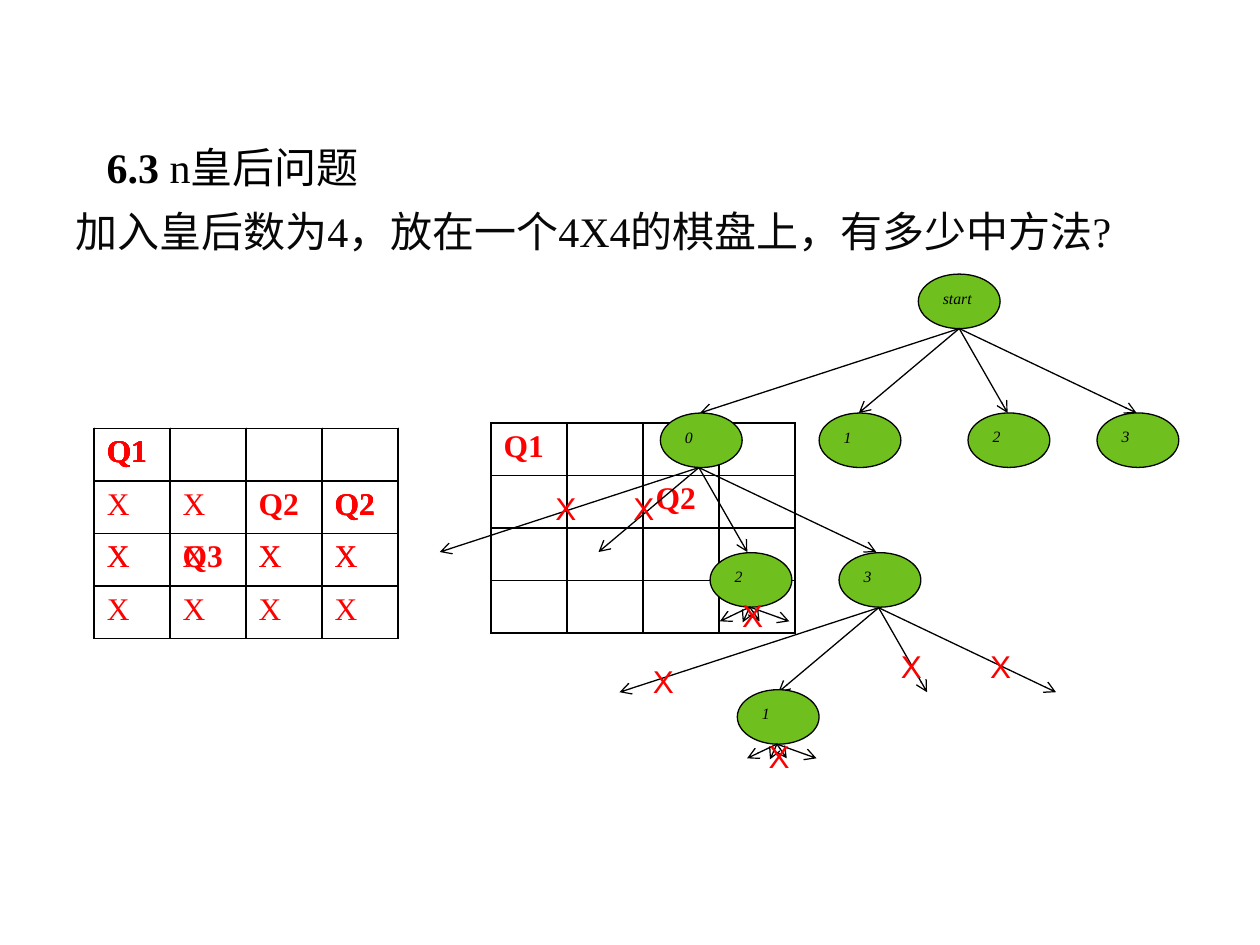
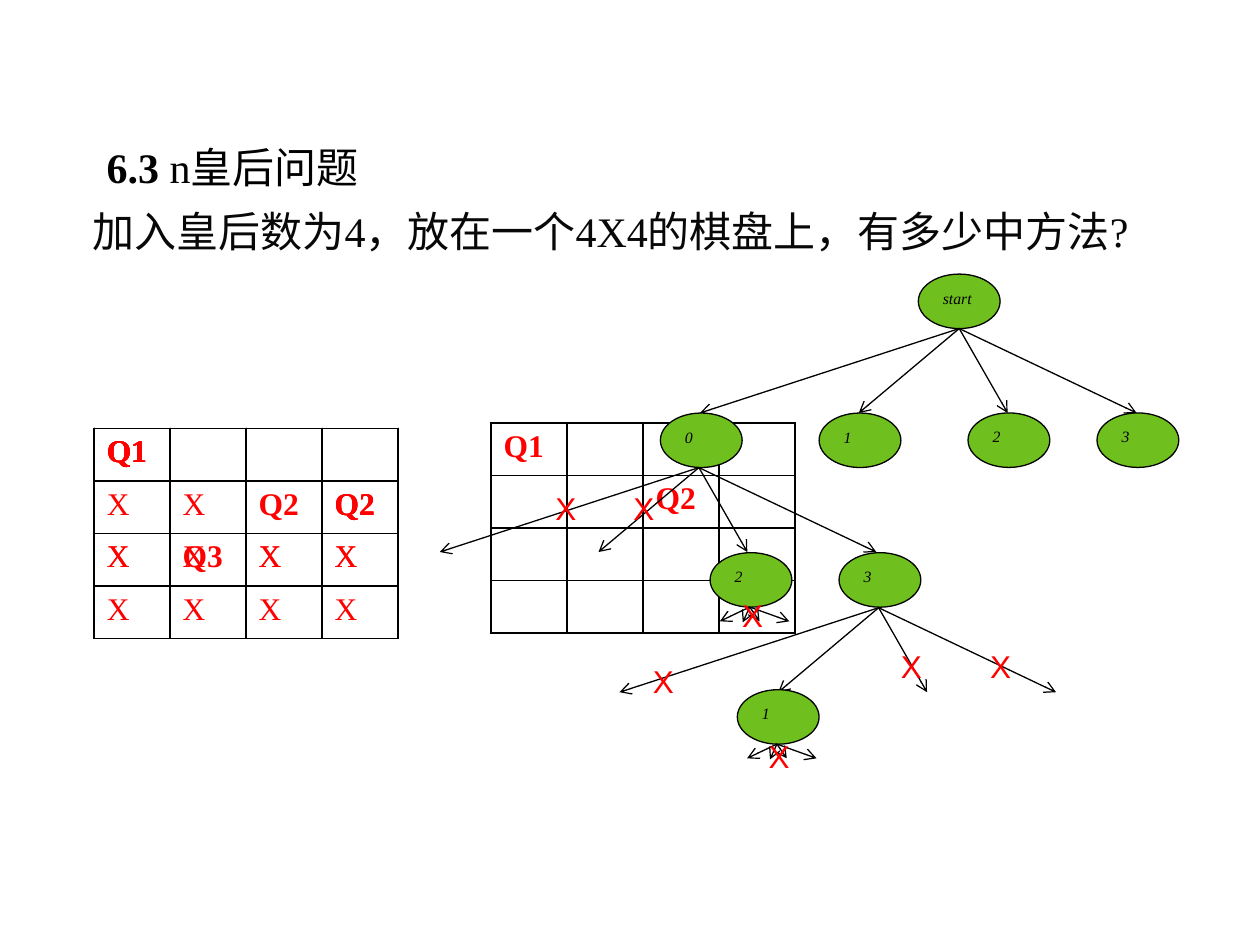
Before and after one commit to liutongling/DP, a slide deck: slide 52 of file/第6章 回朔法.pptx. Drawn at 1260x945 pixels with LibreOffice and Linux fonts; fonts in the diff are those of the drawing; background and template pictures are left out. Boxes give left, top, right and bottom in pixels: in the first picture for what was removed or moved away, otherwise in the second. Text is boxed around its words. In the diff, an @@ line names an element or a change of style, - is before the commit and + after.

```diff
--- a/file/第6章 回朔法.pptx
+++ b/file/第6章 回朔法.pptx
@@ text "加入皇后数为4，放在一个4X4的棋盘上，有多少中方法?": place and size @@
-text "加入皇后数为4，放在一个4X4的棋盘上，有多少中方法?" at bbox=[75, 211, 1111, 252]
+text "加入皇后数为4，放在一个4X4的棋盘上，有多少中方法?" at bbox=[93, 211, 1129, 252]
```
Also in this commit, not shown: 1 other slide changed, 7 slides added, 3 other files.
